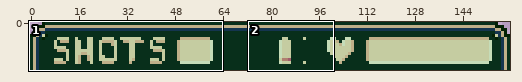
One commit to this sprite sheet: assets/hud.png. Above, an overview of the earlier version with the close-up marked.
Close-up. Before the commit:
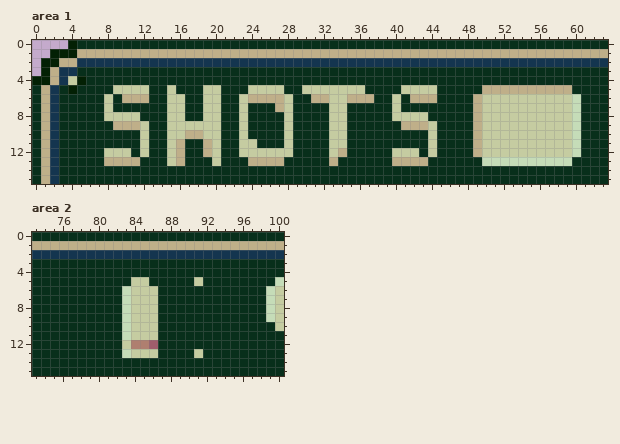
The file is 160x16 pixels. Shown: area 1: x 0..63, y 0..15; area 2: x 73..100, y 0..15.
Now the later version:
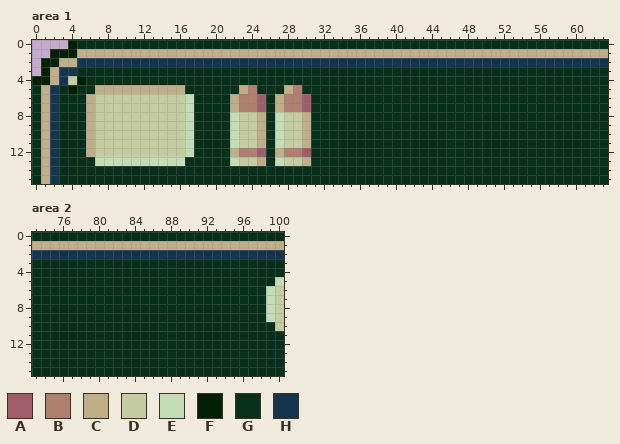
Palette (. is transparent): A #9f5d6c  B #af7f70  C #bfaf89  D #c5cca1  E #c5dcb8  F #032004  G #082f1b  H #14354f
What changed:
Area 1:
y 5: x 7..16 GGDDDDGGDG -> CCCCCCCCCC; x 19..20 DD -> GG; x 23..36 GDDDDGGDDDDDDD -> CBGGGCBGGGGGGG; x 41..44 DDDD -> GGGG; x 50..59 CCCCCCCCCC -> GGGGGGGGGG
y 6: x 6..7 GG -> CD; x 9..14 GCCCGG -> DDDDDD; x 17 G -> E; x 19..20 DD -> GG; x 22..26 GDCCC -> CBBAG; x 28..37 DGGCCDDCCC -> BBAGGGGGGG; x 40 D -> G; x 42..44 CCC -> GGG; x 49..60 CDDDDDDDDDDE -> GGGGGGGGGGGG
y 7: x 6..7 GG -> CD; x 9..14 GGGGGG -> DDDDDD; x 17 G -> E; x 19..20 DD -> GG; x 22..25 GDGG -> CBBA; x 28..30 DGG -> BBA; x 33..34 DD -> GG; x 40 D -> G; x 49..60 CDDDDDDDDDDE -> GGGGGGGGGGGG
y 8: x 6..7 GG -> CD; x 12..14 GGG -> DDD; x 17 G -> E; x 19..20 DD -> GG; x 22 G -> E; x 24..25 GG -> DC; x 27 G -> E; x 29..30 GG -> DC; x 33..34 DD -> GG; x 40..43 DDDD -> GGGG; x 49..60 CDDDDDDDDDDE -> GGGGGGGGGGGG
y 9: x 6..11 GGGCCC -> CDDDDD; x 13..14 GG -> DD; x 17..20 DDDD -> EGGG; x 22 G -> E; x 24..25 GG -> DC; x 27 G -> E; x 29..30 GG -> DC; x 33..34 DD -> GG; x 41..44 CCCD -> GGGG; x 49..60 CDDDDDDDDDDE -> GGGGGGGGGGGG
y 10: x 6..11 GGGGGG -> CDDDDD; x 13..14 GG -> DD; x 17..20 CCDD -> EGGG; x 22 G -> E; x 24..25 GG -> DC; x 27 G -> E; x 29..30 GG -> DC; x 33..34 DD -> GG; x 44 D -> G; x 49..60 CDDDDDDDDDDE -> GGGGGGGGGGGG
y 11: x 6..11 GGGGGG -> CDDDDD; x 13..14 GG -> DD; x 16..17 CG -> DE; x 19..20 CD -> GG; x 22 G -> E; x 25 G -> C; x 27 G -> E; x 29..30 GG -> DC; x 33..34 DD -> GG; x 44 D -> G; x 49..60 CDDDDDDDDDDE -> GGGGGGGGGGGG
y 12: x 6..7 GG -> CD; x 11 G -> D; x 13..14 GG -> DD; x 16..17 CG -> DE; x 19..20 CD -> GG; x 22..30 GDDDDDDGG -> CBBAGCBBA; x 33..34 DC -> GG; x 40..42 DDD -> GGG; x 44 D -> G; x 49..60 CDDDDDDDDDDE -> GGGGGGGGGGGG
y 13: x 7..16 GCCCCGGGDC -> EEEEEEEEEE; x 20 D -> G; x 22..24 GGC -> EDD; x 26..30 CCGGG -> GEDDC; x 33 C -> G; x 40..43 CCCC -> GGGG; x 50..59 EEEEEEEEEE -> GGGGGGGGGG
Area 2:
y 5: x 84..85 DD -> GG; x 91 D -> G
y 6..11: x 83..86 EDDD -> GGGG
y 12: x 83..86 DBBA -> GGGG
y 13: x 83..86 EDDD -> GGGG; x 91 D -> G
